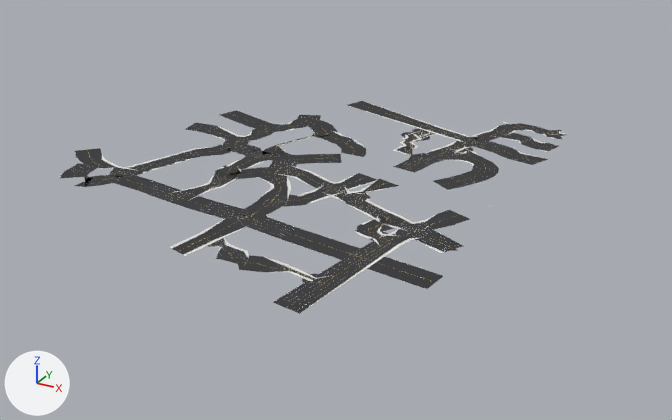
The glTF model viewer/assets/models/roadway_chunks/chunk_7_0.glb, before and after one commit.
One viewpoint serves both versions: a camera (50 mm lens) standing at (4281.0, -1115.0, 382.0) and looking at (3820.0, -277.0, -38.0). Every picture has the same lights, and +X, +Y and +Z are marked at lower left. The first picture is the older version. Vertices at exactly the same position are counted once.

Script lines for the objects in view, before the commit:
```python
me_road_asphalt = bpy.data.meshes.new('road_asphalt')
me_road_asphalt.from_pydata(...)  # 1292 vertices, 1134 faces; spans x 3504.0..4014.0, y -551.0..8.0, z 0.0
me_road_asphalt.materials.append(mat_road_asphalt)  # dark grey #323235
me_sidewalk_concrete = bpy.data.meshes.new('sidewalk_concrete')
me_sidewalk_concrete.from_pydata(...)  # 779 vertices, 755 faces; spans x 3540.0..4008.0, y -551.0..8.0, z 0.0
me_sidewalk_concrete.materials.append(mat_sidewalk_concrete)  # white #e5e5e0
ob_road_asphalt = bpy.data.objects.new('road_asphalt', me_road_asphalt)
ob_road_asphalt.location = (0.0, 0.0, 0.0)
ob_sidewalk_concrete = bpy.data.objects.new('sidewalk_concrete', me_sidewalk_concrete)
ob_sidewalk_concrete.location = (0.0, 0.0, 0.0)
```
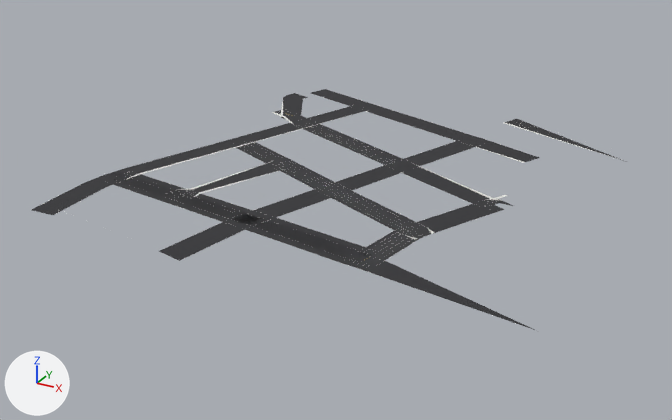
Patch to the scene script:
```diff
--- a/viewer/assets/models/roadway_chunks/chunk_7_0.glb.py
+++ b/viewer/assets/models/roadway_chunks/chunk_7_0.glb.py
@@ me_road_asphalt @@
 # used by ob_road_asphalt; location = (0.0, 0.0, 0.0)
-me_road_asphalt.from_pydata(...)  # 1292 vertices, 1134 faces; spans x 3504.0..4014.0, y -551.0..8.0, z 0.0
+me_road_asphalt.from_pydata(...)  # 358 vertices, 305 faces; spans x 3585.0..4116.0, y -521.0..24.0, z 0.0
+# me_road_asphalt part 1: the loose piece of 13 vertices spanning x 3595.0..3618.0, y -387.0..-364.0, z 0.0 is moved by (-1.0, -7.0, 0.0)
+# me_road_asphalt part 2: the loose piece of 13 vertices spanning x 3653.0..3676.0, y -257.0..-234.0, z 0.0 is moved by (-6.0, 19.0, 0.0)
+# me_road_asphalt part 3: the loose piece of 108 vertices spanning x 3574.0..3815.0, y -433.0..-137.0, z 0.0 is rebuilt with 12 vertices and now spans x 3585.0..3741.0, y -503.0..-19.0, z 0.0
+# me_road_asphalt part 4: the loose piece of 30 vertices spanning x 3727.0..4014.0, y -463.0..-247.0, z 0.0 is rebuilt with 10 vertices and now spans x 3652.0..3970.0, y -374.0..-213.0, z 0.0
+# me_road_asphalt part 5: the loose piece of 27 vertices spanning x 3701.0..3992.0, y -99.0..8.0, z 0.0 is rebuilt with 8 vertices and now spans x 3628.0..3997.0, y -127.0..22.0, z 0.0
+# me_road_asphalt part 6: the loose piece of 16 vertices spanning x 3688.0..3756.0, y -337.0..-280.0, z 0.0 is rebuilt with 8 vertices and now spans x 3682.0..3759.0, y -409.0..-261.0, z 0.0
+# me_road_asphalt part 7: 78 loose pieces with 807 vertices, spanning x 3537.0..4008.0, y -551.0..4.0, z 0.0, are deleted
+# me_road_asphalt part 8: 1 vertex moved within x 3603.0, y -380.0, z 0.0; 83 vertices removed from x 3504.0..3990.0, y -401.0..-88.0, z 0.0; 99 vertices added at x 3592.0..4116.0, y -521.0..24.0, z 0.0
+# other edits to the shape of me_road_asphalt do not show in these pictures
 me_road_asphalt.materials.append(mat_road_asphalt)
@@ me_sidewalk_concrete @@
 # used by ob_sidewalk_concrete; location = (0.0, 0.0, 0.0)
-me_sidewalk_concrete.from_pydata(...)  # 779 vertices, 755 faces; spans x 3540.0..4008.0, y -551.0..8.0, z 0.0
+me_sidewalk_concrete.from_pydata(...)  # 70 vertices, 51 faces; spans x 3606.0..4091.0, y -396.0..0.0, z 0.0
+# me_sidewalk_concrete part 9: 73 loose pieces with 738 vertices, spanning x 3540.0..4008.0, y -551.0..8.0, z 0.0, are deleted
+# me_sidewalk_concrete part 10: 31 vertices removed from x 3686.0..3993.0, y -407.0..6.0, z 0.0; 60 vertices added at x 3606.0..4091.0, y -396.0..0.0, z 0.0
+# other edits to the shape of me_sidewalk_concrete do not show in these pictures
 me_sidewalk_concrete.materials.append(mat_sidewalk_concrete)
```

Where the change shows, as pixel boxes (x1, y1, x2, y2) in the pictures (672 x 420 px; the box of a moved part takes in the faces that stretch with it):
'road_asphalt', reshaped (17% wider, 14% taller)
    before: (60, 101, 567, 314)
    after: (32, 89, 627, 331)
'sidewalk_concrete', reshaped (34% shorter)
    before: (102, 101, 566, 312)
    after: (127, 101, 611, 239)
part 1 of me_road_asphalt, moved or reshaped (not visible before)
    after: (111, 171, 127, 178)
part 2 of me_road_asphalt, moved or reshaped (not visible before)
    after: (230, 139, 245, 144)
part 3 of me_road_asphalt, rebuilt (14% wider, 100% taller)
    before: (75, 133, 366, 187)
    after: (32, 106, 364, 215)
part 4 of me_road_asphalt, rebuilt
    before: (245, 160, 443, 289)
    after: (229, 139, 415, 230)
part 5 of me_road_asphalt, rebuilt (7% wider, 72% taller)
    before: (348, 101, 561, 143)
    after: (311, 89, 539, 162)
part 6 of me_road_asphalt, rebuilt
    before: (214, 167, 276, 180)
    after: (176, 161, 291, 193)
part 7 of me_road_asphalt, deleted
    before: (60, 119, 566, 314)
part 8 of me_road_asphalt, moved or reshaped
    before: (75, 110, 470, 230)
    after: (39, 93, 627, 331)
part 9 of me_sidewalk_concrete, deleted
    before: (102, 101, 566, 312)
part 10 of me_sidewalk_concrete, moved or reshaped
    before: (169, 108, 465, 200)
    after: (127, 101, 611, 200)
